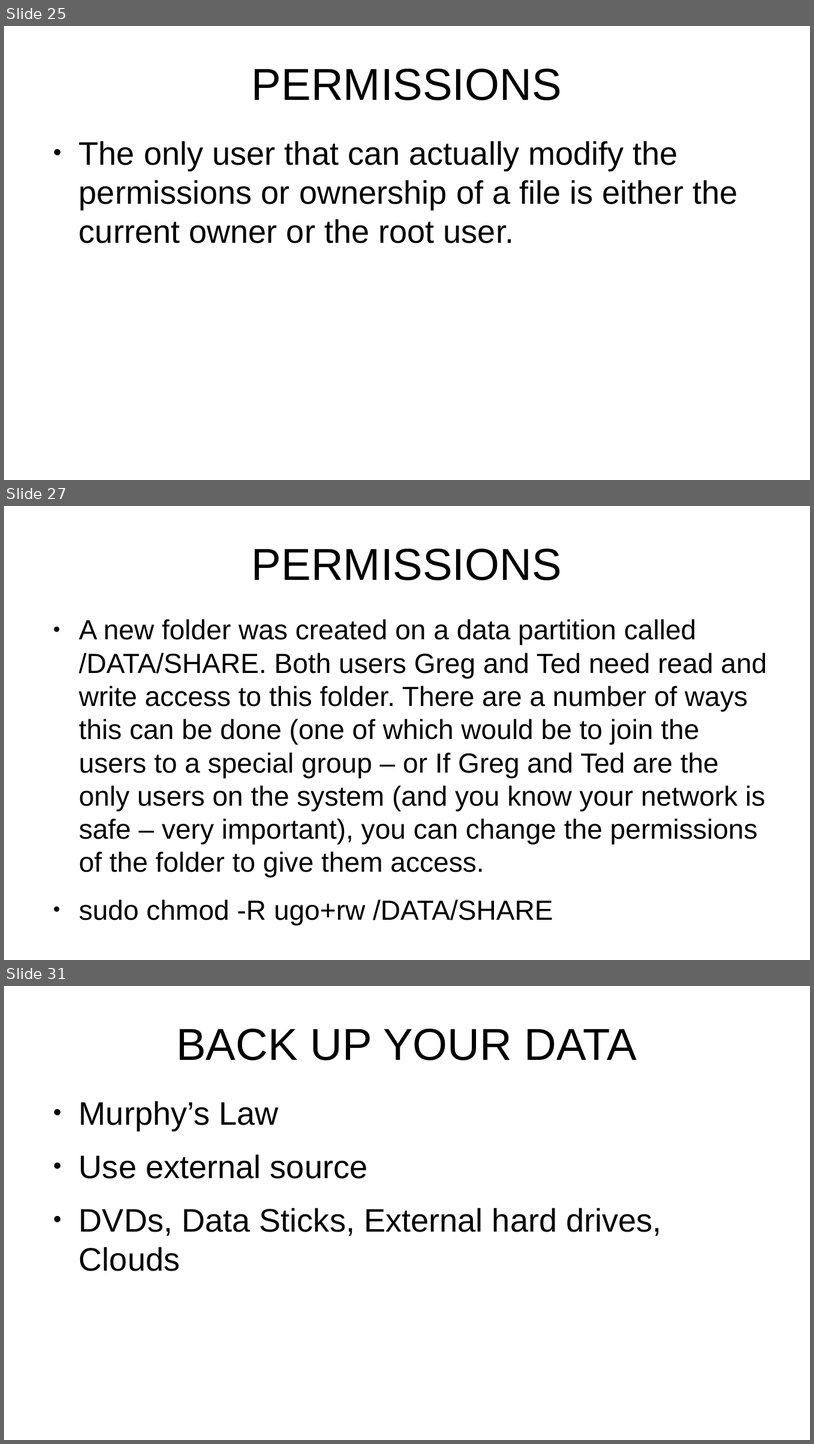
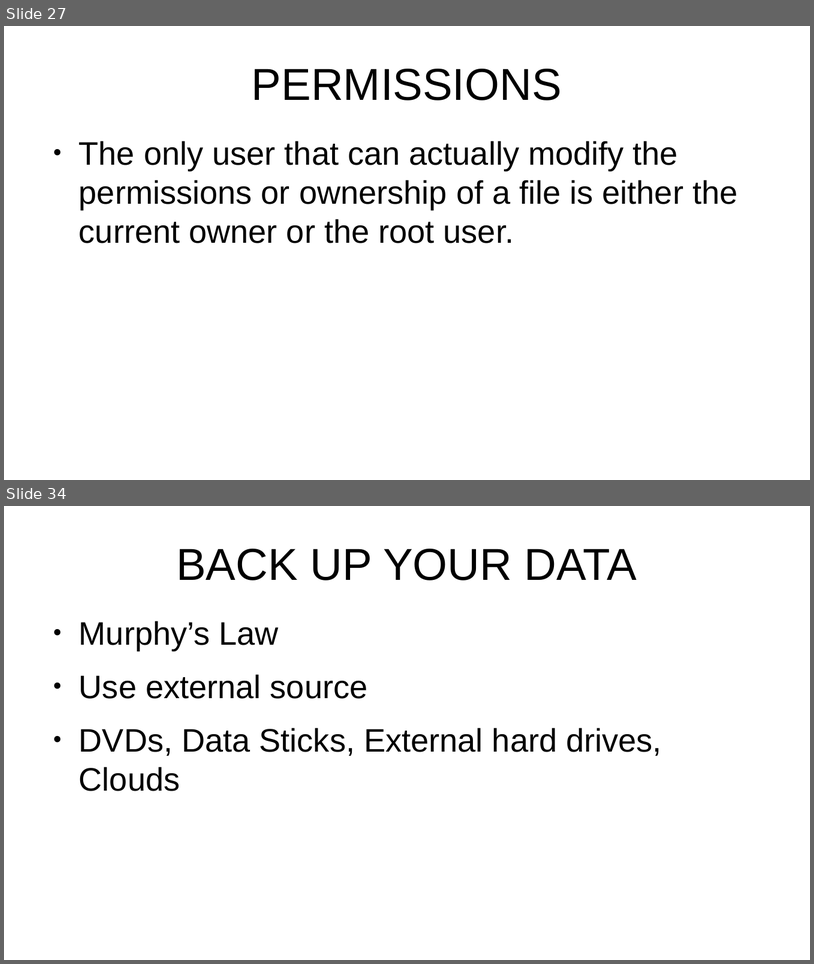
Before and after one commit to CochiseLinuxUsersGroup/Presentations, a slide deck: Security Considerations Encore.odp. Shown one above the other, each under a label of ours: slides 25, 27 and 31 before the commit, slides 27 and 34 after it; the slides between them are not shown. The pictures are 814x1444 and 814x964 pixels, drawn with LibreOffice and Linux fonts; fonts in the diff are those of the drawing. Boxes give left, top, right and bottom in pixels: in the first picture for what was removed or moved away, otherwise in the second. Text is boxed around its words. In the diff, an @@ line names an element or a change of style, - is before the commit and + after.

```diff
--- a/Security Considerations Encore.odp
+++ b/Security Considerations Encore.odp
@@ slide 27 removed at [4,506,810,960], background #FFFFFF @@
@@ title removed at [252,549,562,580] @@
-PERMISSIONS
@@ text removed at [79,619,767,877] @@
-● A new folder was created on a data partition called /DATA/SHARE. Both users Greg and Ted need read and write access to this folder. There are a number of ways this can be done (one of which would be to join the users to a special group – or If Greg and Ted are the only users on the system (and you know your network is safe – very important), you can change the permissions of the folder to give them access.
-● sudo chmod -R ugo+rw /DATA/SHARE
@@ what was slide 25 is now slide 27 @@
@@ what was slide 31 is now slide 34 @@
```
Also in this commit, not shown: 8 slides changed, 13 slides added, 5 other slides removed.
